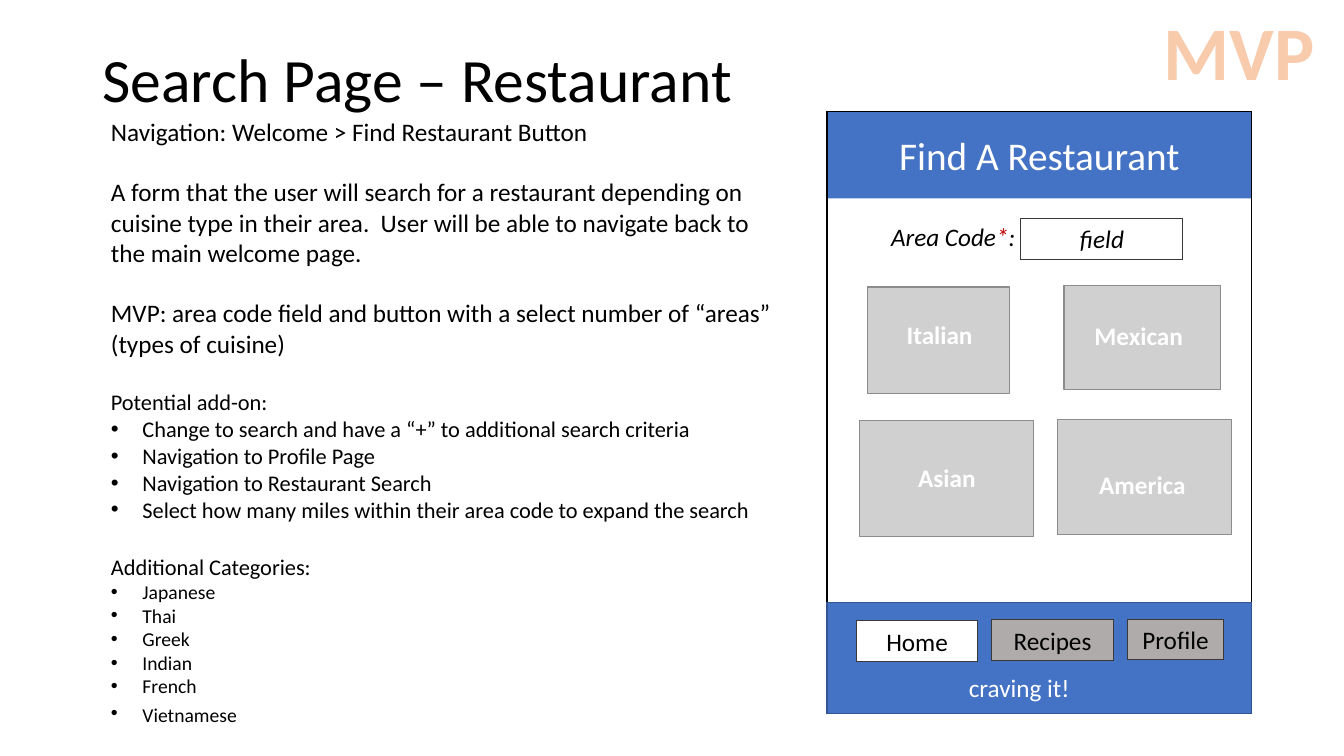
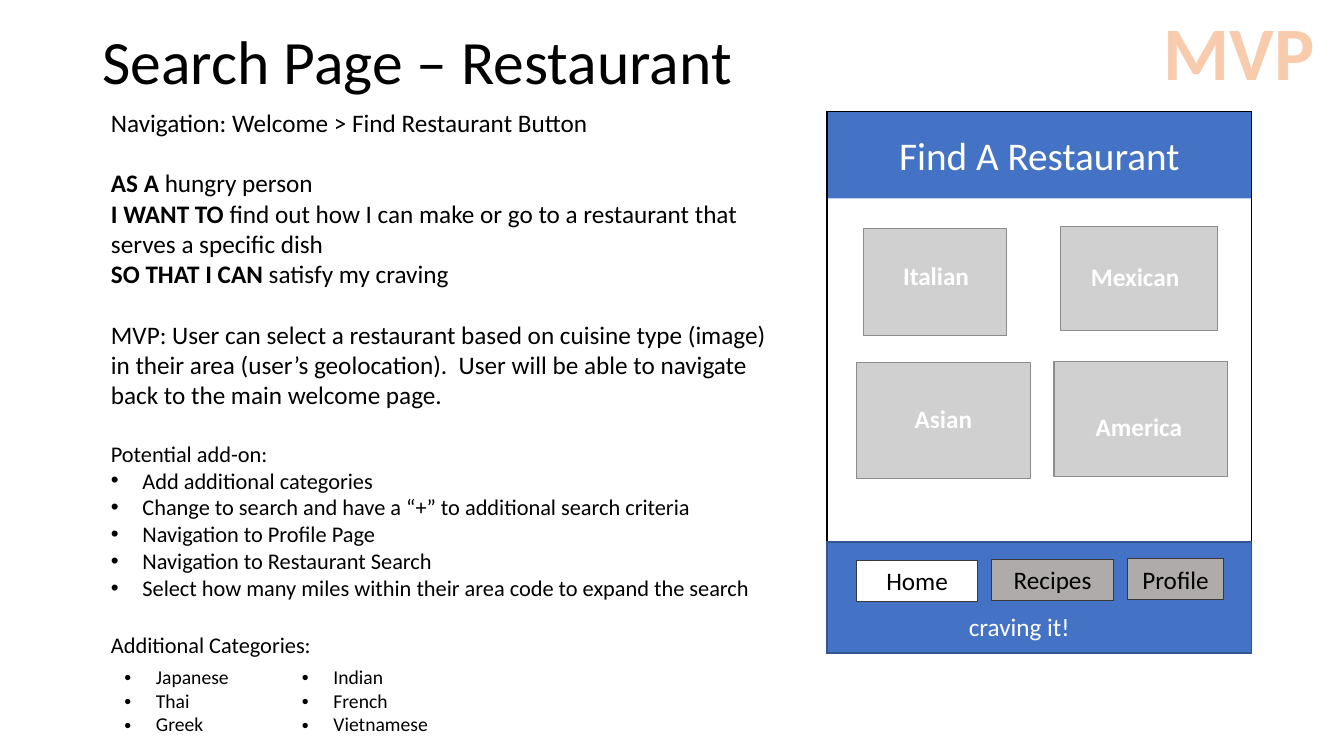
Before and after one commit to christinena-msr/crave_masters, a slide deck: slide 5 of WireFrames.pptx (slide 4 before the commit). Drawn at 1344x756 pixels with LibreOffice and Linux fonts; fonts in the diff are those of the drawing; grey boxes stand for pictures. Boxes give left, top, right and bottom in pixels: in the first picture for what was removed or moved away, otherwise in the second. Text is boxed around its words. In the diff, an @@ line names an element or a change of style, - is before the commit and + after.

```diff
--- a/WireFrames.pptx
+++ b/WireFrames.pptx
@@ title "Search Page – Restaurant": place and size @@
-title "Search Page – Restaurant" at (102, 59, 731, 113)
+title "Search Page – Restaurant" at (102, 41, 731, 95)
@@ text "Navigation: Welcome > Find Restaurant ...": place and size @@
-text "Navigation: Welcome > Find Restaurant ..." at (111, 123, 770, 722)
+text "Navigation: Welcome > Find Restaurant ..." at (111, 114, 765, 657)
@@ rectangle: place and size @@
-rectangle at (828, 111, 1252, 713)
+rectangle at (828, 111, 1252, 653)
@@ text at (111, 174, 765, 409): text changed @@
-A form that the user will search for a restaurant depending on cuisine type in their area. User will be able to navigate back to the main welcome page.
-MVP: area code field and button with a select number of “areas” (types of cuisine)
+AS A hungry person
+I WANT TO find out how I can make or go to a restaurant that serves a specific dish
+SO THAT I CAN satisfy my craving
+MVP: User can select a restaurant based on cuisine type (image) in their area (user’s geolocation). User will be able to navigate back to the main welcome page.
@@ text removed at (891, 228, 1015, 246) @@
-Area Code*:
@@ rectangle removed at (1021, 219, 1184, 259) @@
-field
@@ 4 pictures, 4 texts: place and size @@
-4 pictures, 4 texts at (860, 285, 1231, 536)
+4 pictures, 4 texts at (857, 227, 1228, 478)
@@ text at (142, 473, 373, 493): paragraph added @@
+• Add additional categories
@@ 4 rectangles, 1 text: place and size @@
-4 rectangles, 1 text at (828, 603, 1252, 714)
+4 rectangles, 1 text at (828, 542, 1252, 653)
@@ text at (142, 586, 236, 722): paragraphs removed @@
-• Japanese
-• Thai
-• Greek
-• Indian
-• French
-• Vietnamese
@@ table added at (114, 660, 525, 741), 1 rows, 2 columns @@
+Japanese / Thai / Greek | Indian / French / Vietnamese
```
Also in this commit, not shown: 3 other slides changed, 1 slide added.
